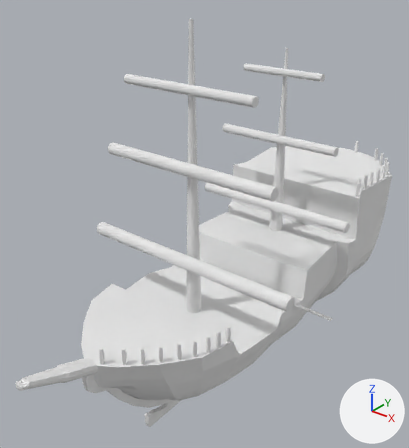
What one commit did to the OBJ model Project-Show-Off/Assets/3D_Assets/Environment/Blockouts/ShipBlockout_2.obj.
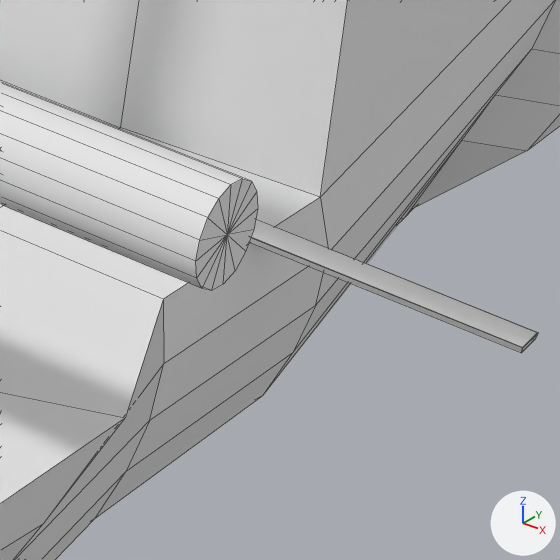
Each version is shown whole from a 50 mm camera at (1331.0, -1989.0, 1754.0) aimed at (-84.0, -221.0, 658.0), then close up on the part from 63% to 82% of the width and 61% to 78% of the height. Every picture has the same lights, and +X, +Y and +Z are marked at lower right. The close-ups show mesh edges as thin lines. Where no turn or scale is listed for an object, it has been applied to the vertices.

Names of what the first close-up shows: 'ShipBlockout_2'.
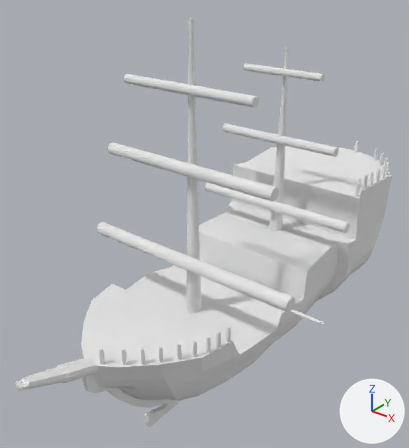
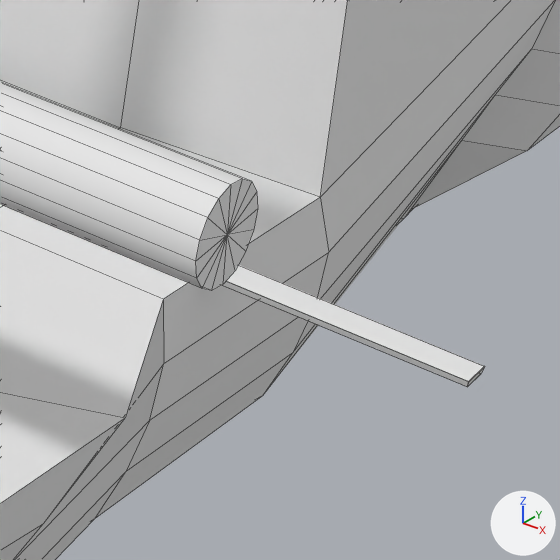
What differs and where, as boxes (x1, y1, x2, y2) in the close-ups (560 x 560 px; the box of a moved part takes in the faces that stretch with it):
part 1 of me_shipblockout_2, moved or reshaped: before (249, 219, 538, 353); after (223, 265, 485, 387)

Diff of the bpy script that builds the scene:
```diff
--- a/Project-Show-Off/Assets/3D_Assets/Environment/Blockouts/ShipBlockout_2.obj.py
+++ b/Project-Show-Off/Assets/3D_Assets/Environment/Blockouts/ShipBlockout_2.obj.py
@@ me_shipblockout_2 @@
 me_shipblockout_2.from_pydata(...)  # 2077 vertices, 2182 faces; spans x -501.0..509.0, y -1275.0..1038.0, z -119.0..1537.0
 # used by ob_shipblockout_2; location = (0.0, 0.0, 0.0)
+# me_shipblockout_2 part 1: the loose piece of 56 vertices spanning x 309.0..509.0, y -109.0..-91.0, z 339.0..344.0 is moved by (-8.0, -49.0, 0.0)
 me_shipblockout_2.materials.append(mat_initialshadinggroup)
```
